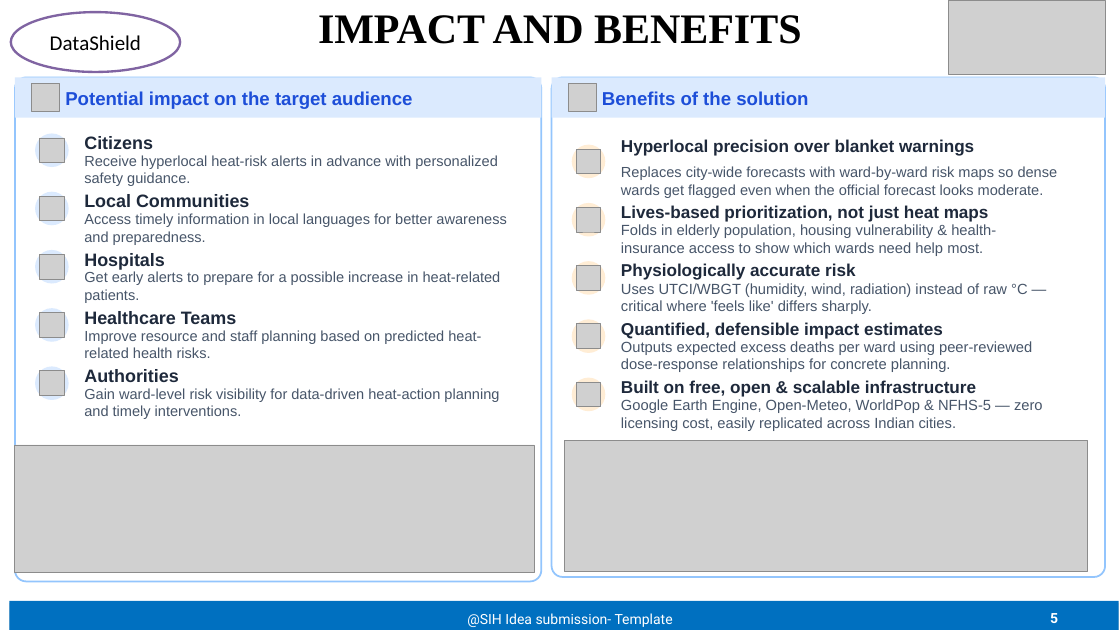
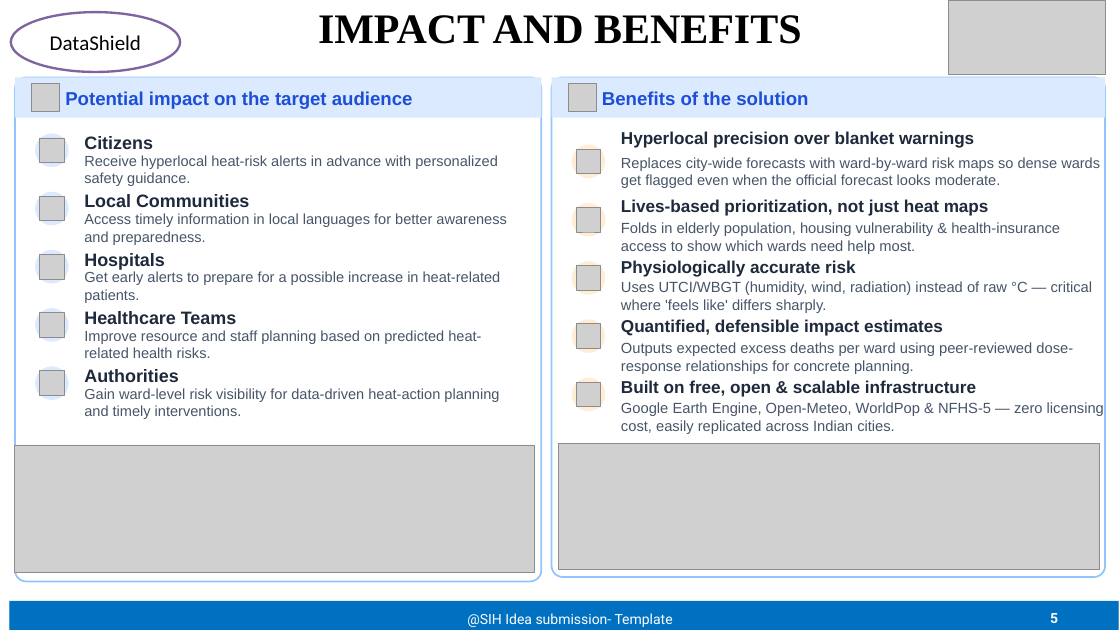
Before and after one commit to shivamsharma-builds/DataShield-SIH-2026, a slide deck: slide 5 of SIH2026_26083_161620.pptx. Drawn at 1120x630 pixels with LibreOffice and Linux fonts; fonts in the diff are those of the drawing; grey boxes stand for pictures. Boxes give left, top, right and bottom in pixels: in the first picture for what was removed or moved away, otherwise in the second. Text is boxed around its words. In the diff, an @@ line names an element or a change of style, - is before the commit and + after.

```diff
--- a/SIH2026_26083_161620.pptx
+++ b/SIH2026_26083_161620.pptx
@@ 3 texts: place and size @@
-3 texts at box(621, 139, 989, 280)
+3 texts at box(621, 131, 989, 276)
@@ text "Replaces city-wide forecasts with ward-by-ward ..." rewrapped from box(621, 166, 1058, 198) to box(621, 157, 1100, 188) @@
@@ text "Folds in elderly population, housing ..." rewrapped from box(621, 224, 996, 256) to box(621, 222, 1060, 254) @@
@@ text "Uses UTCI/WBGT (humidity, wind, radiation) ..." rewrapped from box(621, 283, 1027, 314) to box(621, 281, 1093, 313) @@
@@ text "Outputs expected excess deaths per ..." rewrapped from box(621, 341, 1032, 372) to box(621, 342, 1073, 374) @@
@@ text "Google Earth Engine, Open-Meteo, WorldPop ..." rewrapped from box(621, 399, 1043, 431) to box(621, 402, 1104, 434) @@
@@ picture: place and size @@
-picture at box(565, 440, 1088, 571)
+picture at box(559, 443, 1100, 570)
```
Also in this commit, not shown: 2 other slides changed, 2 other files.
